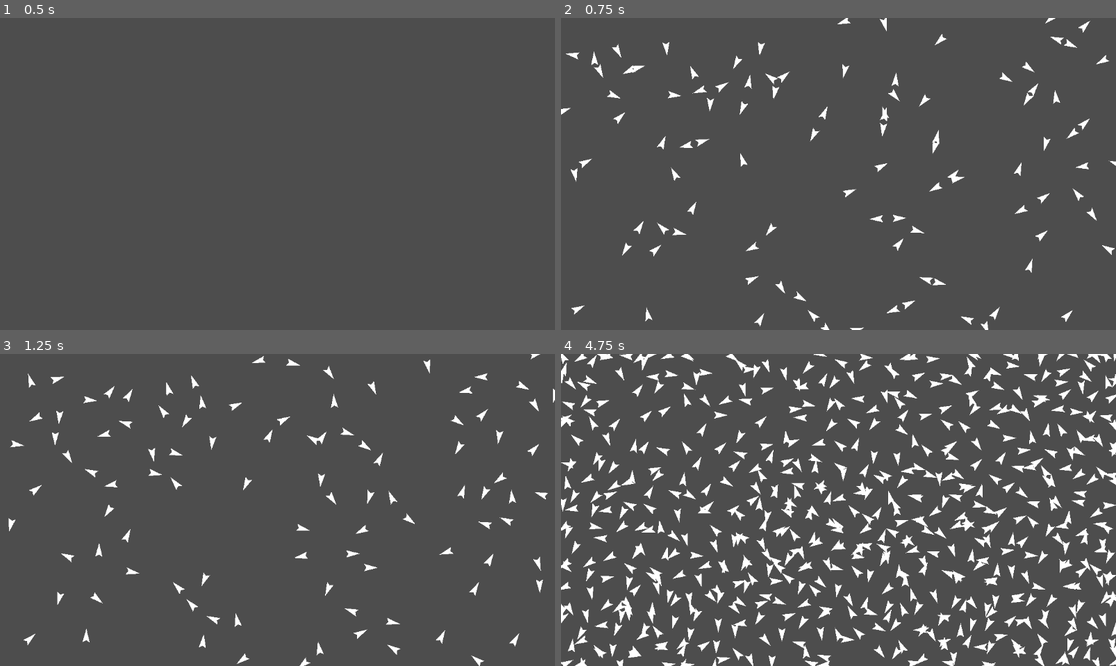
Above: before the commit, frames 1-4 (two rows, left to right).
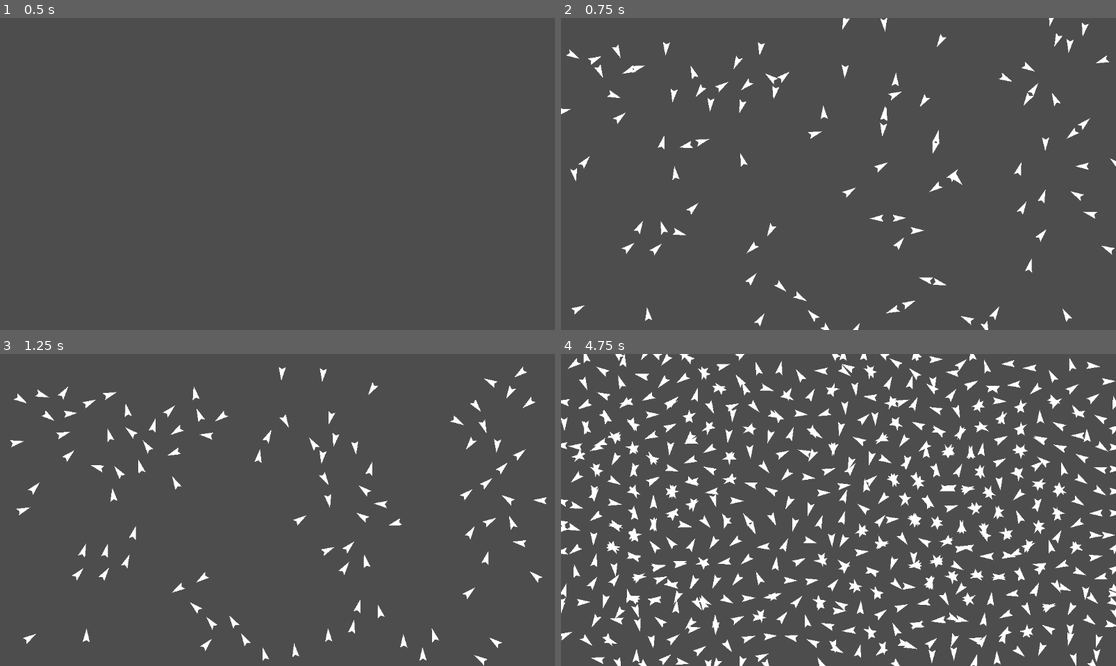
Above: after the commit, the same moments.

Repository: flamepineapple9/Boids
Game: Godot game, scene res://Scenes/Main.tscn
The game is run twice, just before and just after one commit, with the same random seed, the same clock (stepped at 60 frames per second) and the same inputs.
Inputs:
- Up to frame 1 (0.5 s): no input
- Up to frame 2 (0.75 s): tap Enter at 0.5 s; tap Space (start) at 0.6 s
- Up to frame 3 (1.25 s): no input
- Up to frame 4 (4.75 s): tap Space (start) every 0.75 s from 1.35 to 4.35 s

Frame 1 is identical in both runs. In frame 2, 1.4% of the frame differs, in the area x 0-100%, y 0-100%; in frame 3, 4.9%; in frame 4, 26%.

Commit message:
Please be the bug i was looking for :pray:

Diff:
--- a/Scenes/Boid.gd
+++ b/Scenes/Boid.gd
@@ -10,7 +10,8 @@
 	scale = Vector2(startScale, startScale)
 
 
-#
+# Vel just keeps getting added to and keeps getting bigger,so as simulation continues, new changes have less and less effect as they proportionally
+# affect the vel.normalized() calculation more and more
 func _physics_process(delta):
 
 	#just visual as far as im aware, points boids in direction theyre moving
@@ -18,12 +19,13 @@
 
 	#add all rule terms to vel, it will be normalized later to not increase the speed of boids
 	vel += avoidance() + velocityMatch() + positionMatch()
-
-	position += vel.normalized() * speed * delta
+	vel = vel.normalized()
+	position += vel * speed * delta
 
 	screenWrap()
 
 #this one def works LMFAO no it does NOT. goes to fucking infinity if the /85 isnt there
+#maybe normalizing velocity every frame before adding it to position fixed things, because vel will not go to infinity and beyond
 func velocityMatch():
 	var c = Vector2.ZERO
 
